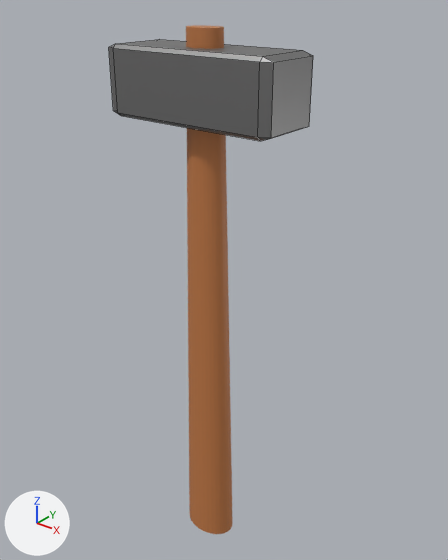
Before and after pictures for a commit that changed the FBX model Assets/3d models/pickaxe.fbx.
Both versions are drawn from a camera (50 mm lens) standing at (5.18, -6.1, 4.51) and looking at (-0.11, 0.51, 0.41). The axes (+X, +Y, +Z) are drawn at lower left. The lights are the same throughout. Mesh edges are drawn as thin lines on the coarser meshes. Where no turn or scale is listed for an object, it has been applied to the vertices.
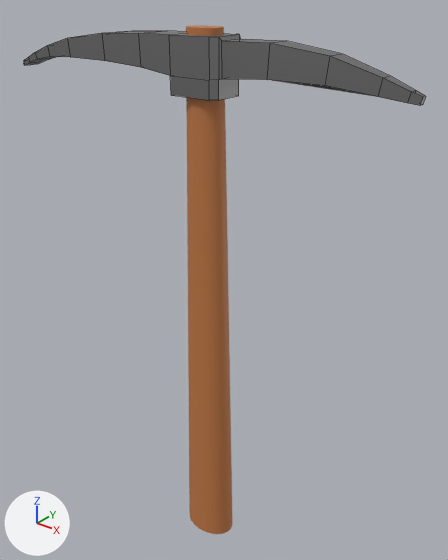
The newer file is also turned or shifted as a whole; pictures and numbers use the older file's frame.

The change, as a diff of the scene's bpy script:
```diff
--- a/Assets/3d models/pickaxe.fbx.py
+++ b/Assets/3d models/pickaxe.fbx.py
@@ me_cube_003 @@
+me_cube_003.from_pydata(...)  # 74 vertices, 66 faces; spans x -3.68..2.8, y -0.27..0.27, z -0.35..0.36
+me_cube_003.materials.append(mat_material_001)  # grey #979797
@@ ob_cube_002 @@
-ob_cube_002 = bpy.data.objects.new('Cube.002', me_cube_004)
-ob_cube_002.location = (0.0, 0.0, 3.32)
@@ ob_cube_001 @@
+ob_cube_001 = bpy.data.objects.new('Cube.001', me_cube_003)
+ob_cube_001.location = (0.0, 0.0, 3.55)
```

Boxes (x1, y1, x2, y2) around the edits, measured in the pictures (448 x 560 px):
'Cube.002', deleted
    before: (109, 39, 313, 141)
'Cube.001', added
    after: (24, 31, 426, 106)
